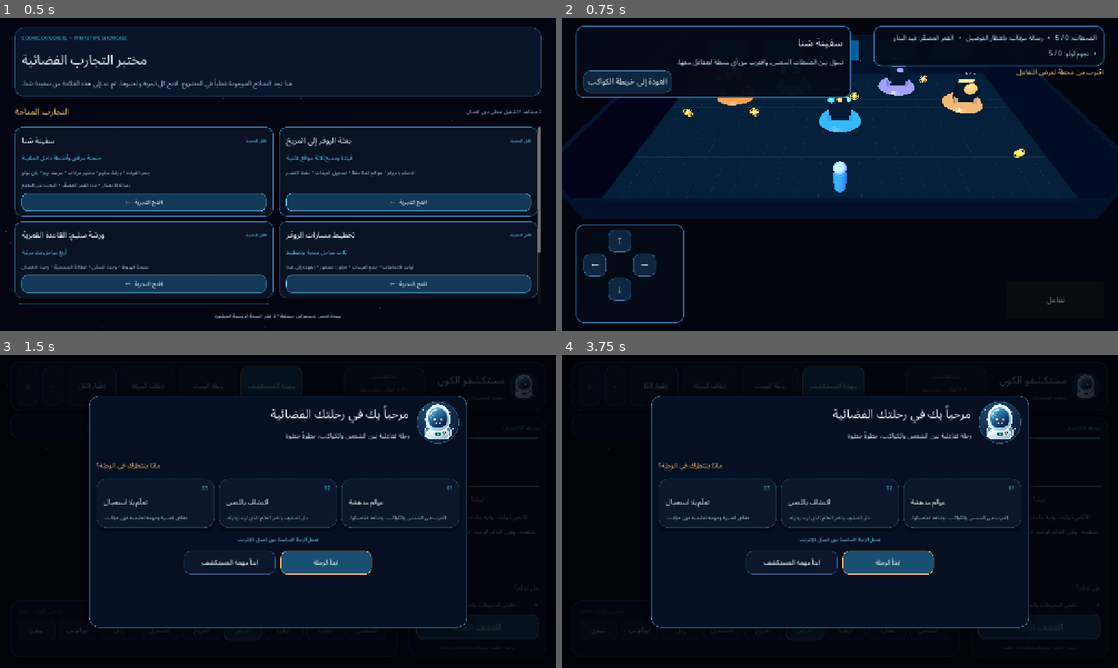
Above: before the commit, frames 1-4 (two rows, left to right).
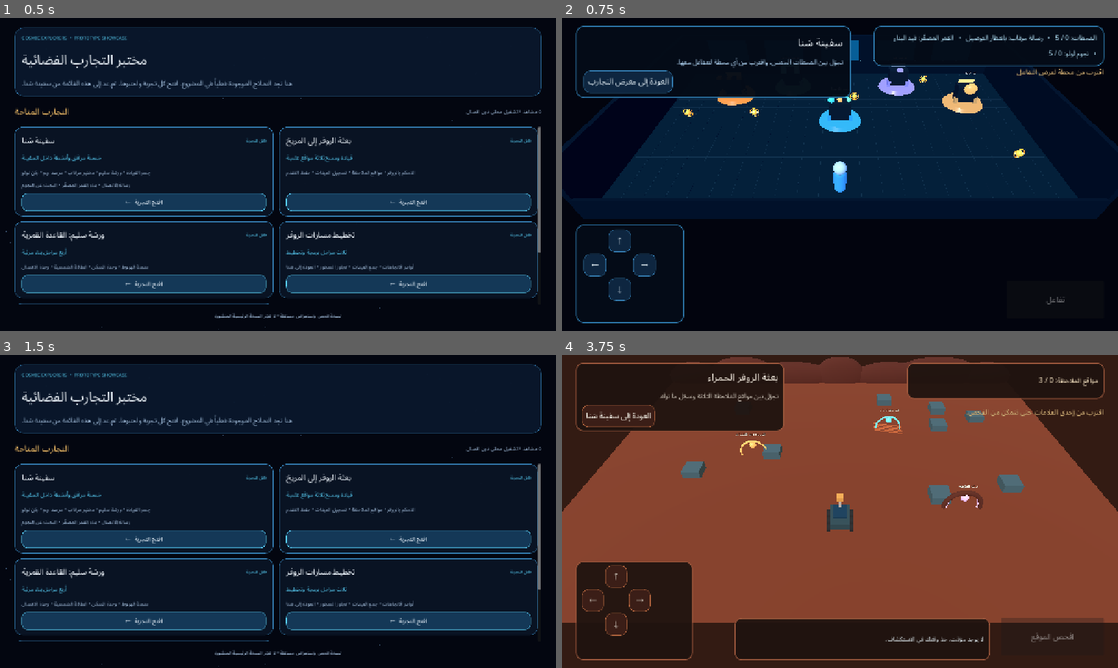
Above: after the commit, the same moments.

Repository: mdznap35/-cosmic-explorers
Game: Godot game, scene res://scenes/prototypes/showcase_app.tscn
The game is run twice, just before and just after one commit, with the same random seed, the same clock (stepped at 60 frames per second) and the same inputs.
Inputs (mouse positions are in pixels of both pictures, inside the frame that each line leads up to):
- Up to frame 1 (0.5 s): no input
- Up to frame 2 (0.75 s): click "افتح التجربة ←" at 0.5 s
- Up to frame 3 (1.5 s): click "العودة إلى خريطة الكواكب" (after the commit: "العودة إلى معرض التجارب") at 1.25 s
- Up to frame 4 (3.75 s): click (834, 386) at 2 s, where only the run before the commit has a clickable "مهمة المستكشف"; click (767, 386) at 2.75 s, where only the run before the commit has a clickable "رحلة البحث"; click (967, 539) at 3.5 s, where only the run after the commit has a clickable "افتح التجربة ←"

Frame 1 is identical in both runs. In frame 2, 0.2% of the frame differs, in the area x 4-20%, y 16-25%; in frame 3, 34%; in frame 4, 99%, in the area x 0-100%, y 0-100%.

Commit message:
Launch standalone prototype showcase and wire return navigation

Diff:
--- a/scripts/prototypes/sana_hub_prototype.gd
+++ b/scripts/prototypes/sana_hub_prototype.gd
@@ -804,7 +804,7 @@
 	subtitle.autowrap_mode = TextServer.AUTOWRAP_WORD_SMART
 	header_content.add_child(subtitle)
 	var return_button := _new_button(
-		"العودة إلى خريطة الكواكب",
+		"العودة إلى معرض التجارب",
 		Callable(self, "_return_to_solar_system"),
 		Vector2(0.0, 42.0)
 	)
@@ -905,7 +905,7 @@
 
 
 func _return_to_solar_system() -> void:
-	get_tree().change_scene_to_file("res://scenes/main.tscn")
+	get_tree().change_scene_to_file("res://scenes/prototypes/showcase_app.tscn")
 
 
 func _update_nearby_station() -> void:
